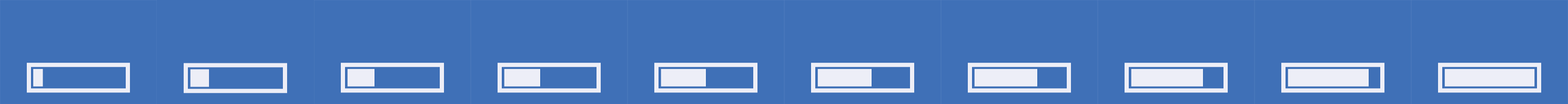
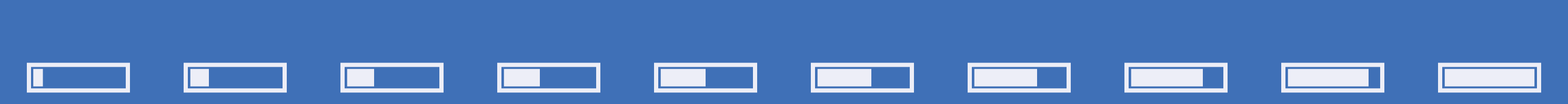
Two versions of the same layered image (1568 × 104). Layer-by-layer changes:
renamed "Asset 4loadingBar_anim" to "Layer 7", painted on it over <box>500,69,506,87</box>
renamed "Asset 3loadingBar_anim" to "Layer 6", painted on it over <box>191,69,506,91</box>
renamed "Asset 3 1loadingBar_anim" to "Layer 5", painted on it over <box>500,69,506,87</box>
renamed "Asset 10loadingBar_anim" to "Layer 4", painted on it over <box>500,69,506,87</box>
renamed "Asset 9loadingBar_anim" to "Layer 3", painted on it over <box>500,69,506,87</box>
renamed "Asset 8loadingBar_anim" to "Layer 2", painted on it over <box>191,69,506,91</box>
painted on "Layer 1" over <box>191,86,209,91</box>
